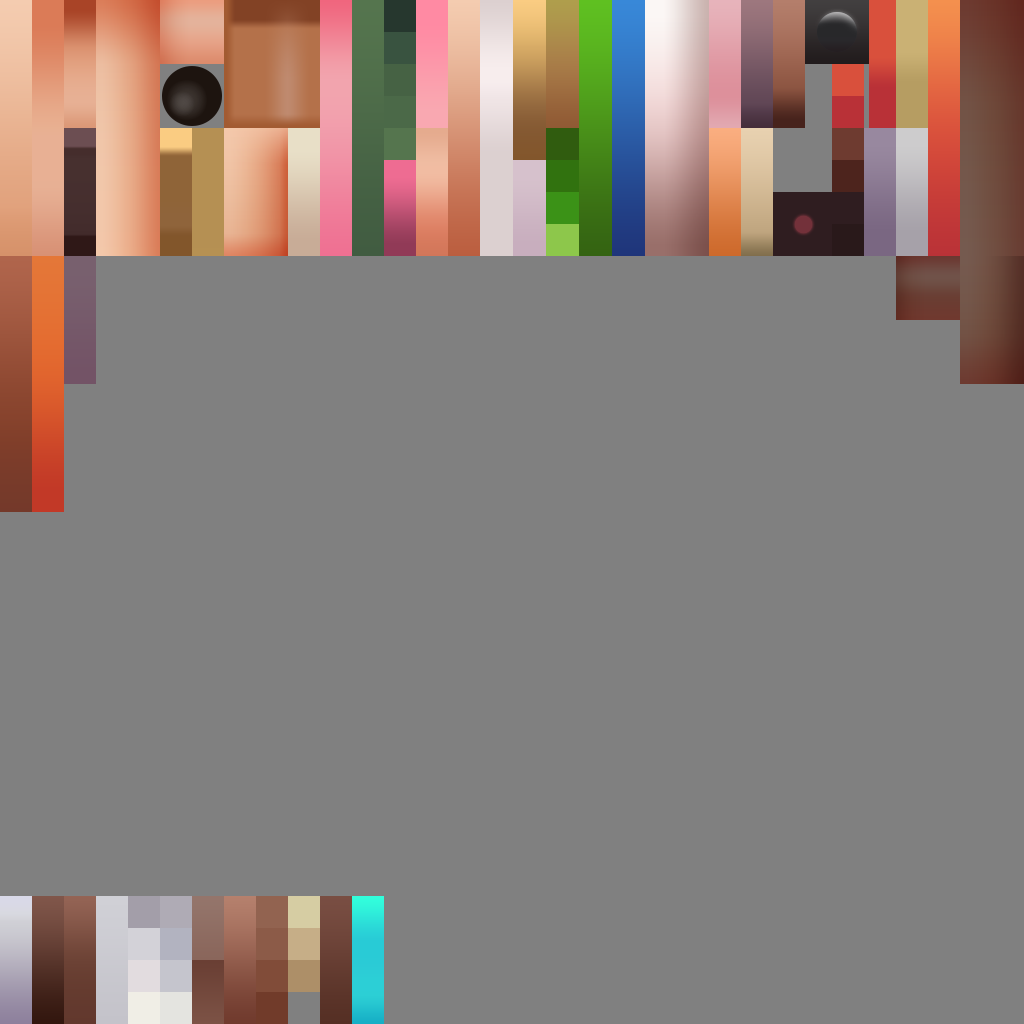
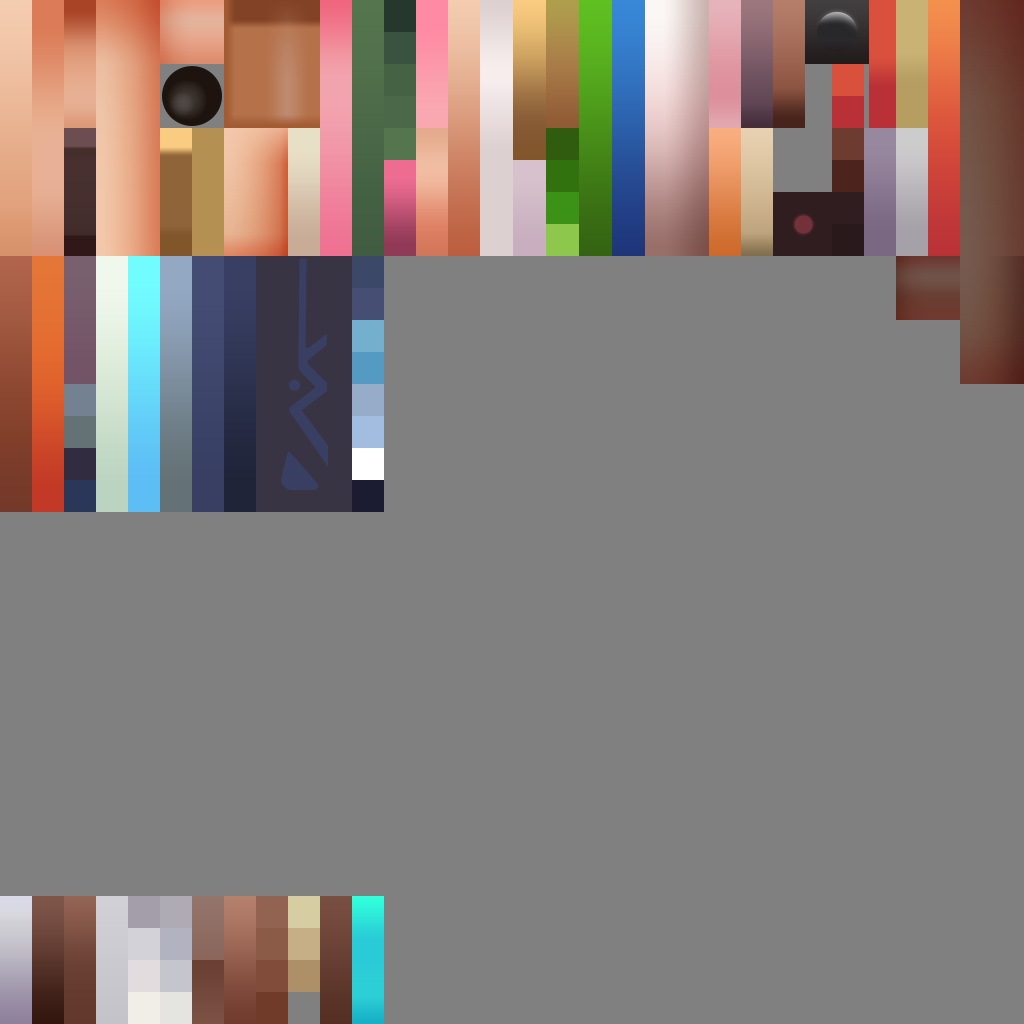
Revision of a layered 1024 x 1024 image; what changed, layer by layer:
added group "hero_115" with 21 layers in group "组 7" over <box>64,256,384,512</box>
added layer "矩形 10 拷贝 2" in group "hero_115" over <box>64,416,96,448</box>
added layer "矩形 10 拷贝" in group "hero_115" over <box>64,384,96,416</box>
added layer "矩形 10 拷贝 11" in group "hero_115" over <box>352,480,384,512</box>
added layer "矩形 10 拷贝 10" in group "hero_115" over <box>352,448,384,480</box>
added layer "矩形 10 拷贝 9" in group "hero_115" over <box>352,416,384,448</box>
added layer "矩形 10 拷贝 8" in group "hero_115" over <box>352,384,384,416</box>
added layer "矩形 10 拷贝 7" in group "hero_115" over <box>352,352,384,384</box>
added layer "矩形 10 拷贝 6" in group "hero_115" over <box>352,320,384,352</box>
added layer "矩形 10 拷贝 5" in group "hero_115" over <box>352,288,384,320</box>
added layer "矩形 10 拷贝 4" in group "hero_115" over <box>352,256,384,288</box>
added layer "矩形 10 拷贝 3" in group "hero_115" over <box>64,480,96,512</box>
added layer "矩形 10" in group "hero_115" over <box>64,448,96,480</box>
added layer "矩形 9 拷贝 4" in group "hero_115" over <box>224,256,256,512</box>
added group "组 8" with 3 layers in group "hero_115" over <box>242,256,384,512</box>
added layer "椭圆 5" in group "组 8" over <box>281,259,328,490</box>
added layer "矩形 9 拷贝 5" in group "组 8" over <box>256,256,352,512</box>
added layer "矩形 9 拷贝 3" in group "hero_115" over <box>192,256,224,512</box>
added layer "矩形 9 拷贝 2" in group "hero_115" over <box>160,256,192,512</box>
added layer "矩形 9 拷贝" in group "hero_115" over <box>128,256,160,512</box>
added layer "矩形 9" in group "hero_115" over <box>96,256,128,512</box>
